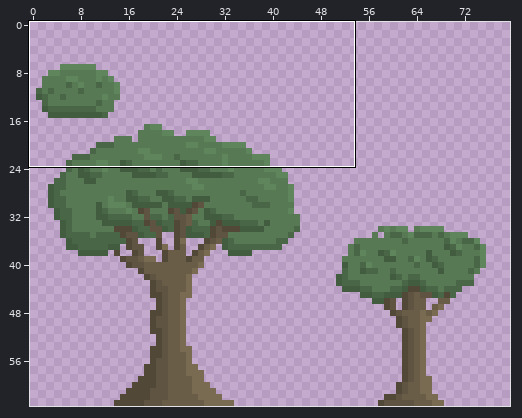
File history of a sprite sheet, assets/environment.png. The picture above shows the old version from afar; the outline marks the close-up.
Close-up. As it was:
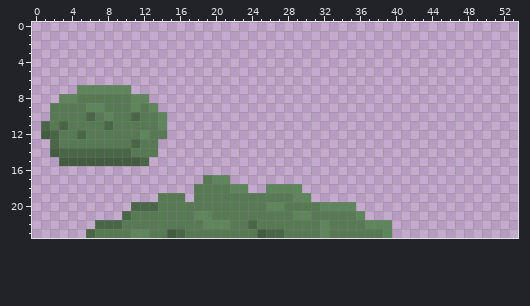
The file is 128x64 pixels. Pixels under 10% opacity are left out. Shown: x 0..53, y 0..23. The wide view leaves out empty margins.
After:
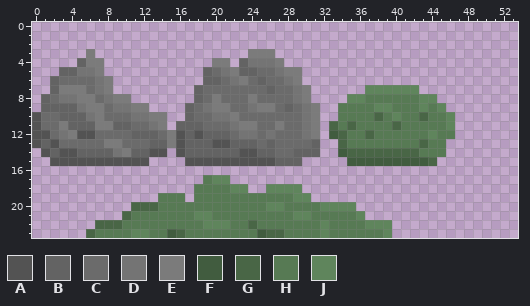
Palette (. is transparent): A #535353  B #636363  C #6b6b6b  D #747474  E #7b7b7b  F #415c3f  G #496646  H #577a54  J #5f855c
From old to new:
@@ x 0..53 @@
  2 ......................................................
- 3 ......................................................
- 4 ......................................................
- 5 ......................................................
- 6 ......................................................
- 7 .....JJJJJJ...........................................
- 8 ...JJHHHHHHJJ.........................................
- 9 ..HHHHJJHHHJHJ........................................
-10 ..HHHHGHJHHGHHJ.......................................
-11 .GHGHHHHGHHHHHJ.......................................
-12 .FGHHGHHHHHHJHH.......................................
-13 ..GHHHHHHHHGHH........................................
-14 ..FGGGGGGGGHHH........................................
-15 ...FFFFFFFFFG.........................................
+ 3 ......E.................EEE...........................
+ 4 .....BEE............EE.BDDDE..........................
+ 5 ...BBDDE...........BCDEBBCCDEE........................
+ 6 ..BCCCCDE..........BBCDECBCCDE........................
+ 7 ..BEEECDE.........BCCCCCCCBCCDE......JJJJJJ...........
+ 8 .BCDDEECDEE.......BCECCCECCCCDE....JJHHHHHHJJ.........
+ 9 .BBBBDEECDDEE....BCDEECCDEECBCDE..HHHHJJHHHJHJ........
+10 ACCBBBDECCCDDEE..BCCDDECCCCCCCDE..HHHHGHJHHGHHJ.......
+11 ACCEBBBEEBBCCDE.BBBCCCDEECCECCDE.GHGHHHHGHHHHHJ.......
+12 AACDEAACCCCBBBCEABABBBCDDCDCCCDE.FGHHGHHHHHHJHH.......
+13 ABACCCCCEECCCBBEABBBAABBBCBCCCCB..GHHHHHHHHGHH........
+14 .ABAABBBBDEBBAA.ABBBBBBAABBCCBBB..FGGGGGGGGHHH........
+15 ..AAAAAAAAAAA....AAAAAAAAAABBB.....FFFFFFFFFG.........
 16 ......................................................
Changed places in both close-ups, as pixel boxes (x1, y1, x2, y2):
changed: (32, 49, 455, 166)
